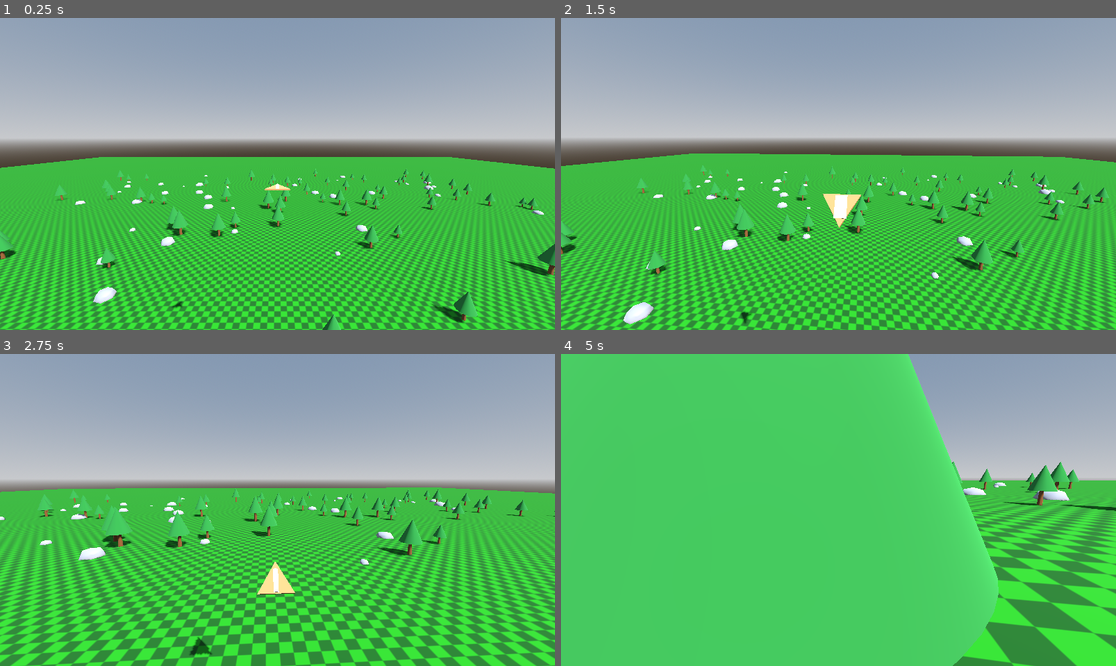
Above: before the commit, frames 1-4 (two rows, left to right).
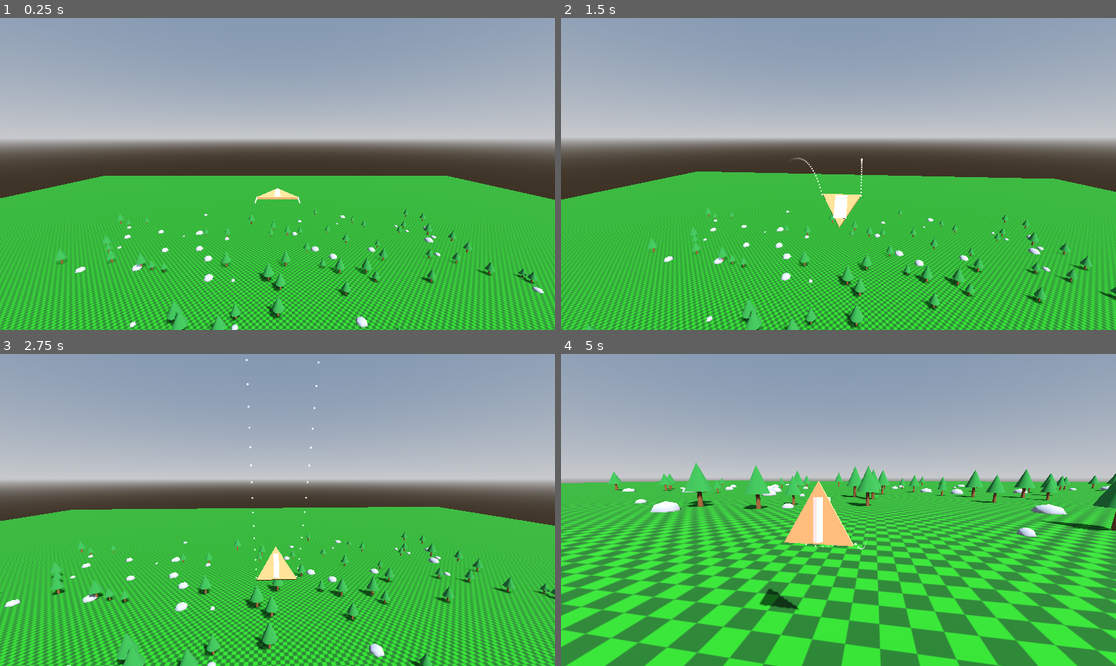
Above: after the commit, the same moments.

Repository: westonkelliher/glider
Game: Godot game, scene res://scenes/main.tscn
The game is run twice, just before and just after one commit, with the same random seed, the same clock (stepped at 60 frames per second) and the same inputs.
Inputs (mouse positions are in pixels of both pictures, inside the frame that each line leads up to):
- Up to frame 1 (0.25 s): no input
- Up to frame 2 (1.5 s): move the mouse to (866, 174) at 0.52 s; hold Shift (air_roll) 0.53-1.28 s; hold W (move_forward) from 0.53 s (still down); move the mouse to (810, 174) at 1.27 s; tap Shift (air_roll) at 1.35 s
- Up to frame 3 (2.75 s): keep holding W (move_forward); move the mouse to (288, 503) at 2.02 s; hold Shift (air_roll) from 2.03 s (still down)
- Up to frame 4 (5 s): keep holding W (move_forward); move the mouse to (832, 516) at 2.77 s; release Shift (air_roll) at 2.78 s; tap Shift (air_roll) at 2.85, 4.35 s; move the mouse to (877, 513) at 3.52 s; hold Shift (air_roll) 3.53-4.28 s; move the mouse to (794, 506) at 4.27 s

The runs differ from the first frame. In frame 1, 31% of the frame differs, in the area x 0-100%, y 44-100%; in frame 2, 32%; in frame 3, 37%; in frame 4, 80%, in the area x 0-100%, y 0-100%.

Commit message:
Wing-tip GPU particle trails with shader-based fade (1-(t/T)^0.05)
Co-Authored-By: Claude Opus 4.8 <noreply@anthropic.com>

Diff:
--- /dev/null
+++ b/environment/trail_particle.gdshader
@@ -0,0 +1,35 @@
+shader_type spatial;
+render_mode unshaded, blend_add, cull_disabled, depth_draw_never, shadows_disabled;
+
+// opacity = base_alpha * (1.0 - (t/T)^fade_exp), where t/T is the particle's
+// age fraction (0 at birth, 1 at death), read from INSTANCE_CUSTOM.y.
+uniform vec3 trail_color : source_color = vec3(0.9, 0.95, 1.0);
+uniform float fade_exp = 0.1;
+uniform float base_alpha = 1.0;
+uniform float softness = 0.35; // radial edge falloff (0 = hard square, 1 = very soft)
+
+varying float age; // t/T, passed from vertex
+
+void vertex() {
+	age = clamp(INSTANCE_CUSTOM.y, 0.0, 1.0);
+
+	// Billboard: face the camera while preserving the particle's scale.
+	float sx = length(MODEL_MATRIX[0].xyz);
+	float sy = length(MODEL_MATRIX[1].xyz);
+	mat4 mv = VIEW_MATRIX * MODEL_MATRIX;
+	mv[0] = vec4(sx, 0.0, 0.0, 0.0);
+	mv[1] = vec4(0.0, sy, 0.0, 0.0);
+	mv[2] = vec4(0.0, 0.0, 1.0, 0.0);
+	MODELVIEW_MATRIX = mv;
+}
+
+void fragment() {
+	float a = base_alpha * (1.0 - pow(age, fade_exp));
+
+	// soft round sprite instead of a hard quad
+	float d = distance(UV, vec2(0.5)) * 2.0; // 0 center -> 1 edge
+	float mask = 1.0 - smoothstep(1.0 - softness, 1.0, d);
+
+	ALBEDO = trail_color;
+	ALPHA = clamp(a, 0.0, 1.0) * mask;
+}
--- a/scenes/glider_body.tscn
+++ b/scenes/glider_body.tscn
@@ -1,6 +1,7 @@
 [gd_scene format=3 uid="uid://cjhkvk3egmt6j"]
 
 [ext_resource type="Script" uid="uid://daywr6oxhdjft" path="res://scripts/glider_body.gd" id="1_kiolu"]
+[ext_resource type="Shader" uid="uid://clduq105o40jv" path="res://environment/trail_particle.gdshader" id="2_trailsh"]
 
 [sub_resource type="StandardMaterial3D" id="StandardMaterial3D_aylop"]
 albedo_color = Color(0.8784314, 0.6784314, 0.6431373, 1)
@@ -19,6 +20,27 @@
 [sub_resource type="CylinderShape3D" id="CylinderShape3D_aylop"]
 height = 0.2
 
+[sub_resource type="ParticleProcessMaterial" id="ParticleProcessMaterial_trail"]
+gravity = Vector3(0, 0, 0)
+initial_velocity_min = 0.0
+initial_velocity_max = 0.0
+inherit_velocity_ratio = 1.0
+damping_min = 12.0
+damping_max = 14.0
+scale_min = 0.08
+scale_max = 0.16
+
+[sub_resource type="ShaderMaterial" id="ShaderMaterial_trail"]
+shader = ExtResource("2_trailsh")
+shader_parameter/trail_color = Color(0.9, 0.95, 1, 1)
+shader_parameter/fade_exp = 0.05
+shader_parameter/base_alpha = 1.0
+shader_parameter/softness = 0.35
+
+[sub_resource type="QuadMesh" id="QuadMesh_trail"]
+material = SubResource("ShaderMaterial_trail")
+size = Vector2(0.45, 0.45)
+
 [node name="GliderBody" type="CharacterBody3D" unique_id=786574907]
 script = ExtResource("1_kiolu")
 
@@ -30,6 +52,22 @@
 transform = Transform3D(1, 0, 0, 0, -4.371139e-08, 1, 0, -1, -4.371139e-08, 0, -0.04, -0.15)
 mesh = SubResource("PrismMesh_1mgfi")
 
+[node name="TrailL" type="GPUParticles3D" parent="Mesh/Wing"]
+transform = Transform3D(1, 0, 0, 0, 1, 0, 0, 0, 1, -0.8, -0.6, 0)
+amount = 420
+lifetime = 0.8
+local_coords = false
+process_material = SubResource("ParticleProcessMaterial_trail")
+draw_pass_1 = SubResource("QuadMesh_trail")
+
+[node name="TrailR" type="GPUParticles3D" parent="Mesh/Wing"]
+transform = Transform3D(1, 0, 0, 0, 1, 0, 0, 0, 1, 0.8, -0.6, 0)
+amount = 420
+lifetime = 0.8
+local_coords = false
+process_material = SubResource("ParticleProcessMaterial_trail")
+draw_pass_1 = SubResource("QuadMesh_trail")
+
 [node name="Shape" type="CollisionShape3D" parent="." unique_id=1877100831]
 transform = Transform3D(1, 0, 0, 0, 1, 0, 0, 0, 1, 0, 0.05, 0)
 shape = SubResource("CylinderShape3D_aylop")
--- a/scenes/main.tscn
+++ b/scenes/main.tscn
@@ -30,10 +30,10 @@
 script = ExtResource("1_world")
 
 [node name="GliderBody" parent="." unique_id=786574907 instance=ExtResource("2_0wfyh")]
-transform = Transform3D(1, 0, 0, 0, 1, 0, 0, 0, 1, 3, 23.48406, 31.971806)
+transform = Transform3D(1, 0, 0, 0, 1, 0, 0, 0, 1, 3, 51.718452, 31.971806)
 
 [node name="Floor" parent="." unique_id=1291254760 instance=ExtResource("3_sugp2")]
 
 [node name="CameraRig" parent="." unique_id=478481249 node_paths=PackedStringArray("target") instance=ExtResource("3_jyhfs")]
-transform = Transform3D(1, 0, 0, 0, 1, 0, 0, 0, 1, 3, 27.630938, 50.561275)
+transform = Transform3D(1, 0, 0, 0, 1, 0, 0, 0, 1, 3, 60.033257, 50.561275)
 target = NodePath("../GliderBody")
--- a/scripts/camera_rig.gd
+++ b/scripts/camera_rig.gd
@@ -47,5 +47,5 @@
 	if target == null:
 		return
 	var to_target := target.position - position
-	var sped := 0.2 + to_target.length()*5.0
+	var sped := 0.2 + 3.0 * to_target.length() + 2.0 * to_target.length()**2
 	position = position.move_toward(target.position, sped * delta)
--- a/scripts/camera_swivel.gd
+++ /dev/null
@@ -1,24 +0,0 @@
-extends Camera3D
-## Camera3D CHILD on a swivel around the rig pivot.
-## Yaw is set to the target's Y-rotation EVERY tick with no smoothing, so the
-## camera snaps around to stay behind the player as they turn (rotation snappy),
-## while the parent rig glides the position (movement smooth).
-
-@export var target: Node3D
-## Local offset from the pivot: behind (+Z) and above (+Y).
-@export var offset: Vector3 = Vector3(0.0, 4.0, 8.0)
-
-const YAW_SNAP := 10.0
-
-func _physics_process(delta: float) -> void:
-	if target == null:
-		return
-	# Swivel pivot == player's Y rotation, applied instantly.
-	var yaw: float = target.rotation.y
-	# Position relative to the rig (rig sits at the player's position).
-	var t_position := Basis(Vector3.UP, yaw) * offset
-	var p_delt := t_position - position
-	var snap_speed := 0.1 + p_delt.length()*YAW_SNAP
-	position = position.move_toward(t_position, snap_speed * delta)
-	# Look at the pivot (rig origin == player position).
-	look_at(get_parent().global_position, Vector3.UP)
Not shown, added: environment/trail_particle.gdshader.uid
Not shown, removed: scripts/camera_swivel.gd.uid
